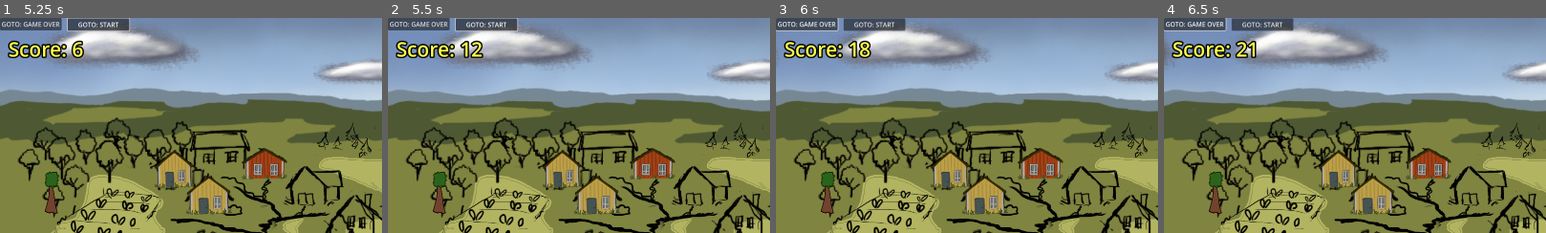
Above: before the commit, frames 1-4 (left to right).
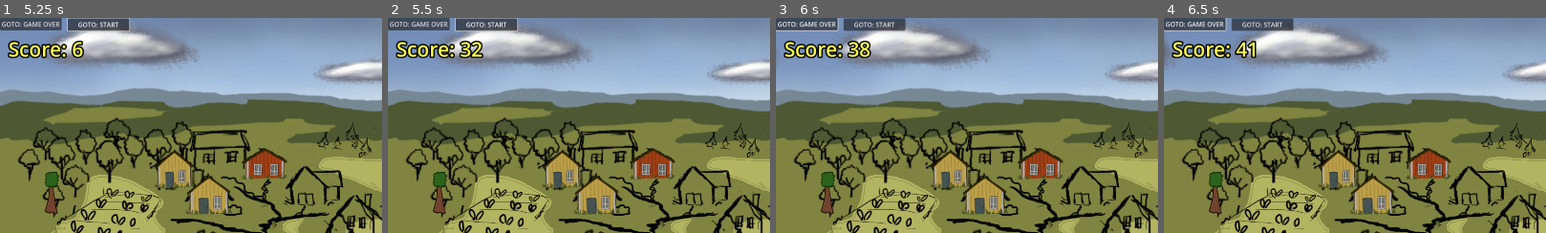
Above: after the commit, the same moments.

Repository: arget4me/cosyville
Game: Godot game, scene res://Scenes/main_scene.tscn
The game is run twice, just before and just after one commit, with the same random seed, the same clock (stepped at 60 frames per second) and the same inputs.
Inputs (mouse positions are % of the whole screen's width and height, from its top left):
- Up to frame 1 (5.25 s): click "GOTO: PLAYING" at 0.5 s; click "GOTO: START" at 1.25 s; click "GOTO: START" at 2 s; move the mouse to (35, 85) at 2.77 s; press the mouse at (35, 85) at 2.78 s; hold Right (ui_right) 2.78-3.53 s; move the mouse to (48, 88) at 3.52 s; release the mouse at (48, 88) at 3.53 s; hold Down (ui_down) 3.53-4.28 s; click (48, 88) at 3.6 s; move the mouse to (51, 76) at 4.27 s; press the mouse at (51, 76) at 4.28 s; hold Right (ui_right) 4.28-5.03 s; move the mouse to (54, 86) at 5.02 s; release the mouse at (54, 86) at 5.03 s; hold Up (ui_up) from 5.03 s (still down); click (54, 86) at 5.1 s
- Up to frame 2 (5.5 s): keep holding Up (ui_up)
- Up to frame 3 (6 s): move the mouse to (43, 79) at 5.77 s; release Up (ui_up) at 5.78 s; press the mouse at (43, 79) at 5.78 s; hold Left (ui_left) from 5.78 s (still down)
- Up to frame 4 (6.5 s): keep holding Left (ui_left)
The pictures show only the part of the screen within x 0-50%, y 0-50%; the shares and areas given below are measured in that part.

Frame 1 is identical in both runs. In frame 2, 0.2% of the frame differs, in the area x 18-22%, y 10-19%; in frame 3, 0.2%; in frame 4, 0.2%, in the area x 18-23%, y 10-19%.

Commit message:
Chopping wood gives 10 score when completed

Diff:
--- a/Scripts/villager_brain.gd
+++ b/Scripts/villager_brain.gd
@@ -29,6 +29,7 @@
 
 	await get_tree().create_timer(2).timeout
 
+	ClickingManager.add_score(GoapManager.action_name_to_score[curr_plan[0]])
 	curr_plan.remove_at(0)
 	is_doing_action = false
 
